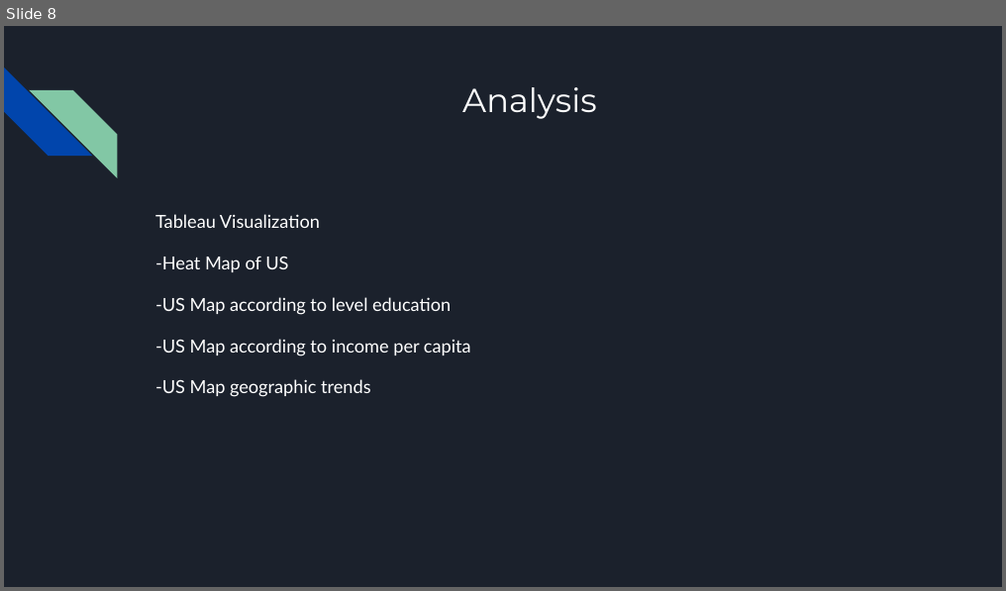
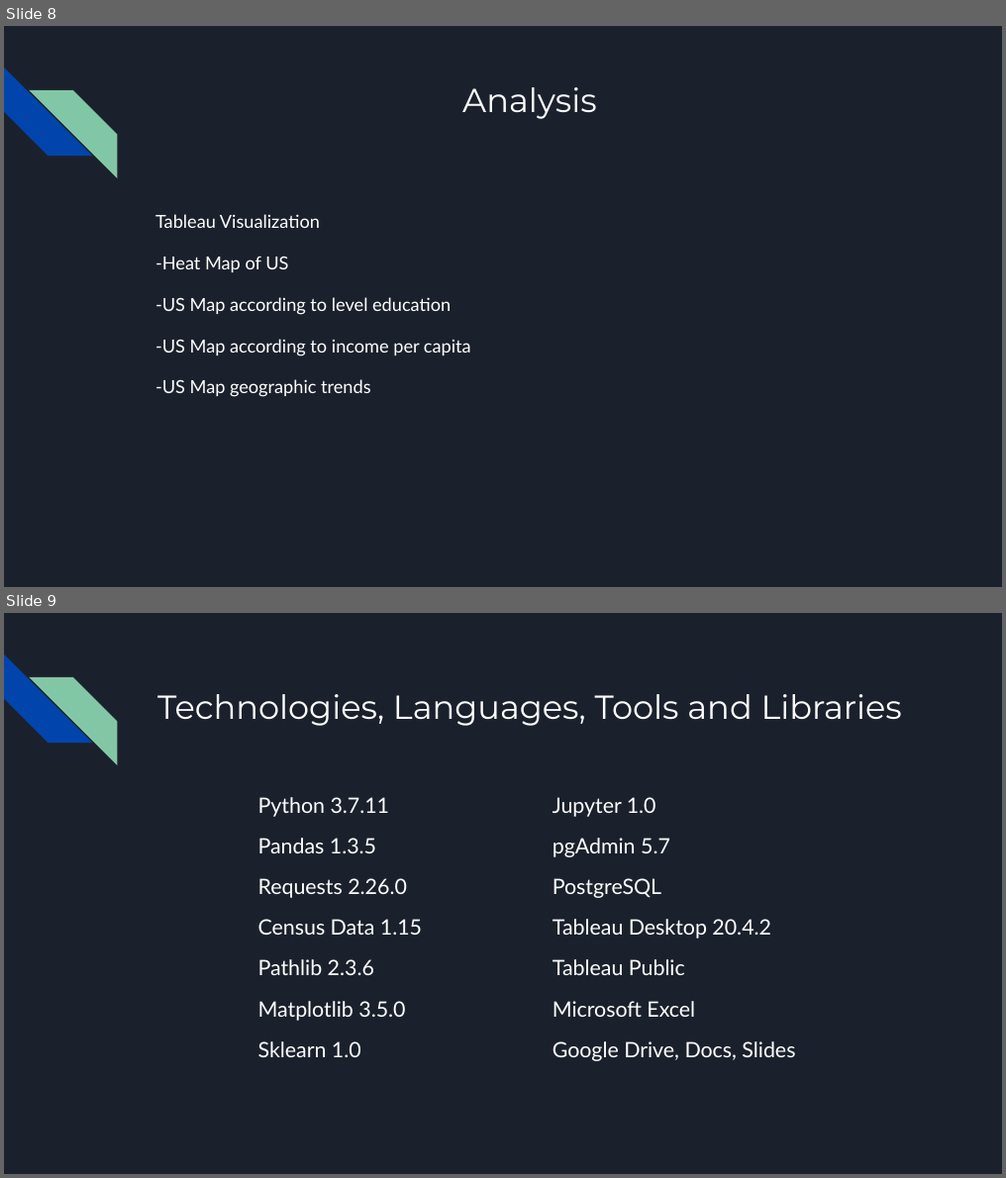
Before and after one commit to VickyCarlson/PCI_Growth, a slide deck: Effect of Educational Attainment on per Capita Growth by State.pptx. Shown one above the other, each under a label of ours: slide 8 before the commit, slides 8 and 9 after it. The pictures are 1006x591 and 1006x1178 pixels, drawn with LibreOffice and Linux fonts; fonts in the diff are those of the drawing. Boxes give left, top, right and bottom in pixels: in the first picture for what was removed or moved away, otherwise in the second. Text is boxed around its words. In the diff, an @@ line names an element or a change of style, - is before the commit and + after.

```diff
--- a/Effect of Educational Attainment on per Capita Growth by State.pptx
+++ b/Effect of Educational Attainment on per Capita Growth by State.pptx
@@ slide 9 added at box(4, 613, 1002, 1174), background #1B212C; not listed: 2 template elements that a slide beside it also shows @@
@@ title added at box(157, 694, 902, 726), 24 pt, text #FFFFFF @@
+Technologies, Languages, Tools and Libraries
@@ text added at box(258, 797, 422, 1058), 15.2 pt, text #FFFFFF @@
+Python 3.7.11
+Pandas 1.3.5
+Requests 2.26.0
+Census Data 1.15
+Pathlib 2.3.6
+Matplotlib 3.5.0
+Sklearn 1.0
@@ text added at box(552, 797, 795, 1061), 15.2 pt, text #FFFFFF @@
+Jupyter 1.0
+pgAdmin 5.7
+PostgreSQL
+Tableau Desktop 20.4.2
+Tableau Public
+Microsoft Excel
+Google Drive, Docs, Slides
```
Also in this commit, not shown: 3 slides changed.
